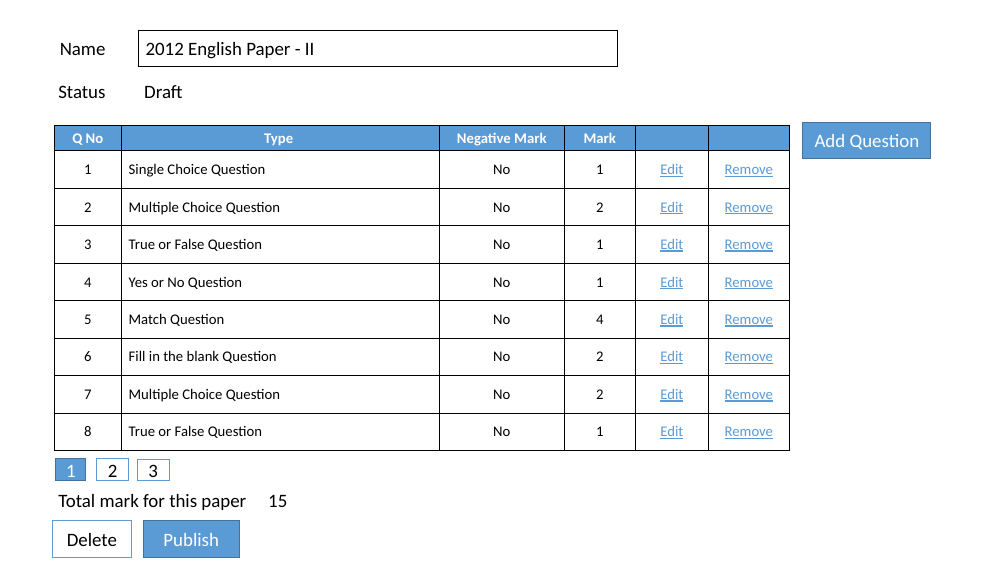
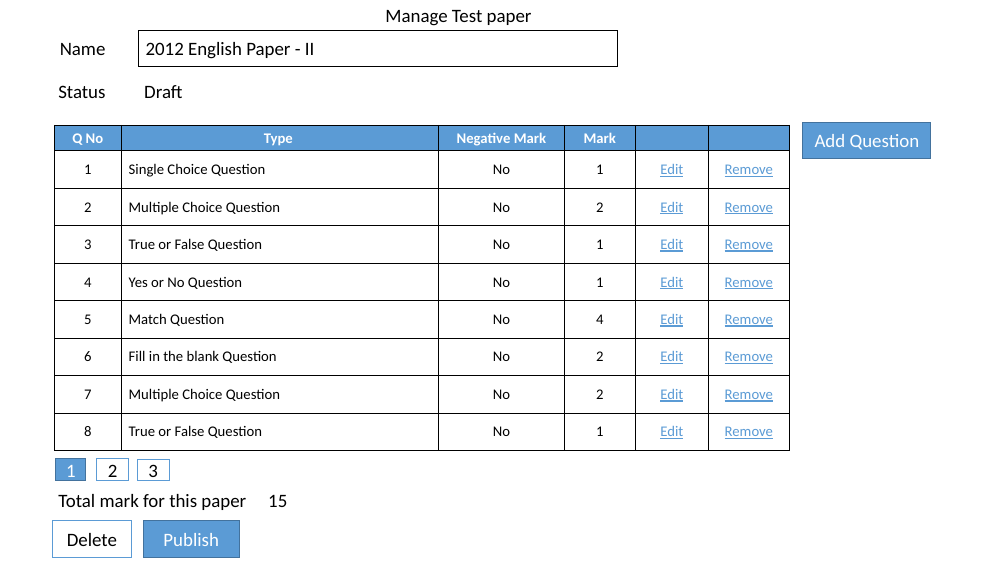
Before and after one commit to shakthydoss/suriyan, a slide deck: slide 13 of docs/wireframe.pptx. Drawn at 1008x567 pixels with LibreOffice and Linux fonts; fonts in the diff are those of the drawing. Boxes give left, top, right and bottom in pixels: in the first picture for what was removed or moved away, otherwise in the second. Text is boxed around its words. In the diff, an @@ line names an element or a change of style, - is before the commit and + after.

```diff
--- a/docs/wireframe.pptx
+++ b/docs/wireframe.pptx
@@ text added at (385, 10, 532, 26), 18 pt, text #000000 @@
+Manage Test paper
```
Also in this commit, not shown: 6 slides added, 1 slide removed, 20 other files.
